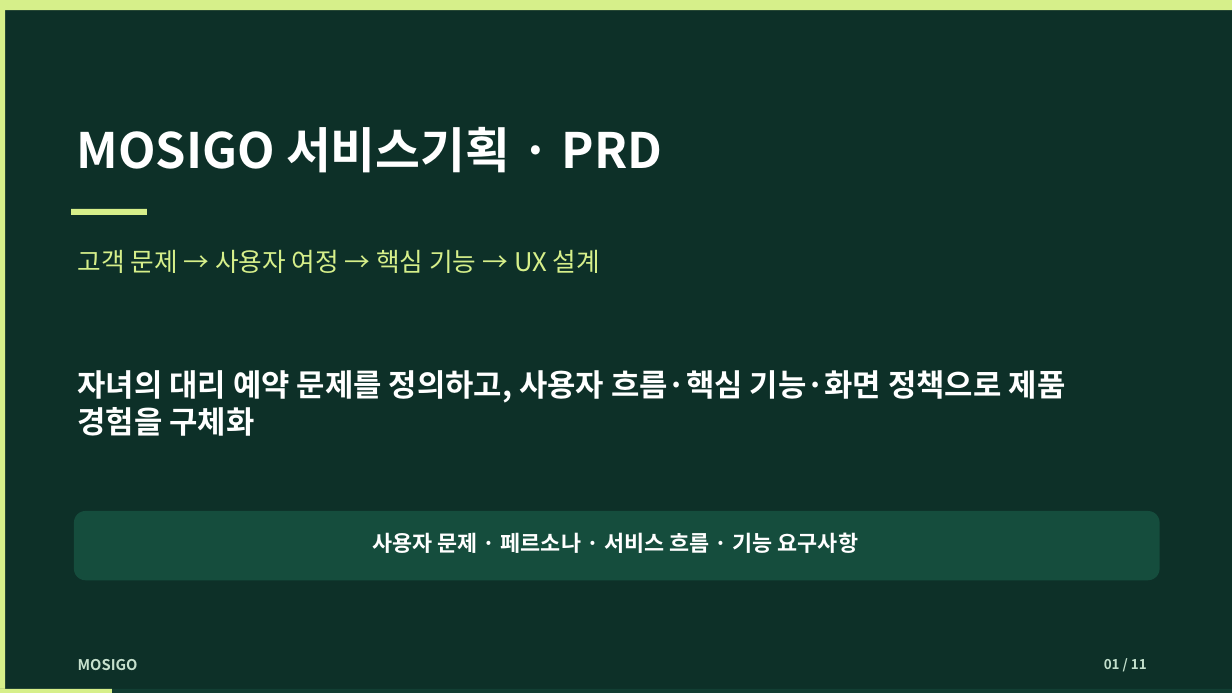
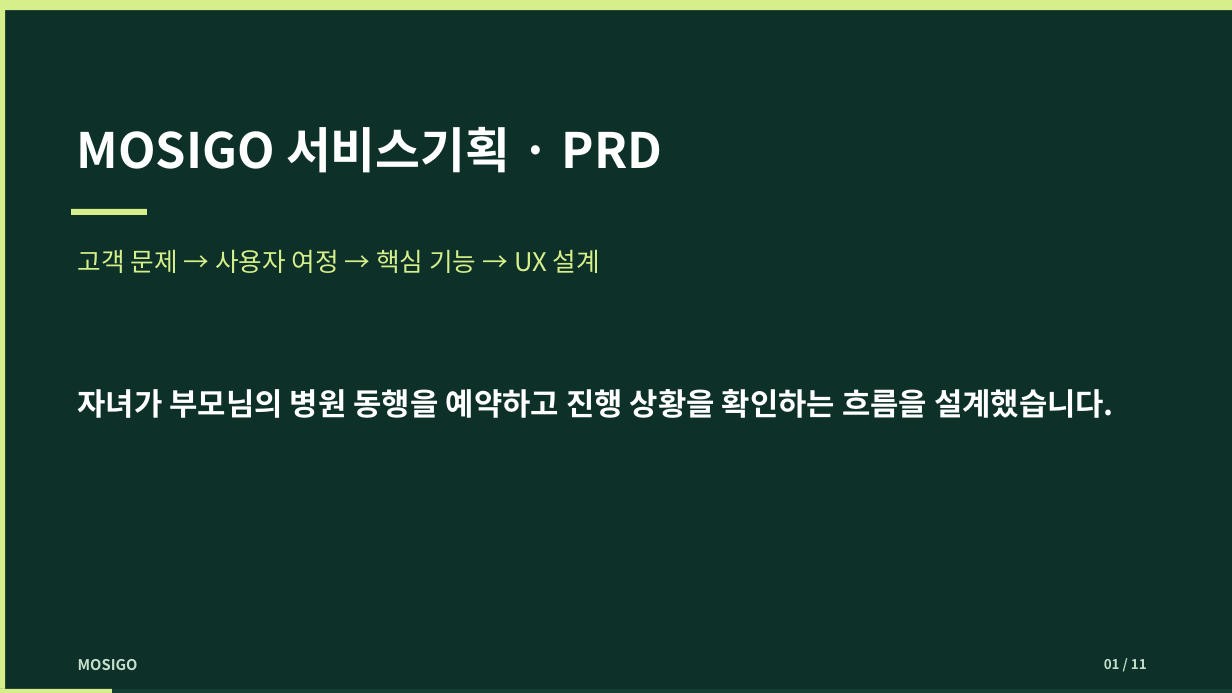
Before and after one commit to dohyunkimmm/mosigo-case-study, a slide deck: slide 1 of downloads/mosigo_report.pptx. Drawn at 1232x693 pixels with LibreOffice and Linux fonts; fonts in the diff are those of the drawing. Boxes give left, top, right and bottom in pixels: in the first picture for what was removed or moved away, otherwise in the second. Text is boxed around its words. In the diff, an @@ line names an element or a change of style, - is before the commit and + after.

```diff
--- a/downloads/mosigo_report.pptx
+++ b/downloads/mosigo_report.pptx
@@ text at [78, 389, 1114, 418]: text changed @@
-자녀의 대리 예약 문제를 정의하고, 사용자 흐름·핵심 기능·화면 정책으로 제품 경험을 구체화
+자녀가 부모님의 병원 동행을 예약하고 진행 상황을 확인하는 흐름을 설계했습니다.
@@ rounded rectangle removed at [74, 511, 1160, 580] @@
@@ text removed at [372, 532, 858, 553] @@
-사용자 문제 · 페르소나 · 서비스 흐름 · 기능 요구사항
```
Also in this commit, not shown: 2 other slides changed, 10 other files.
